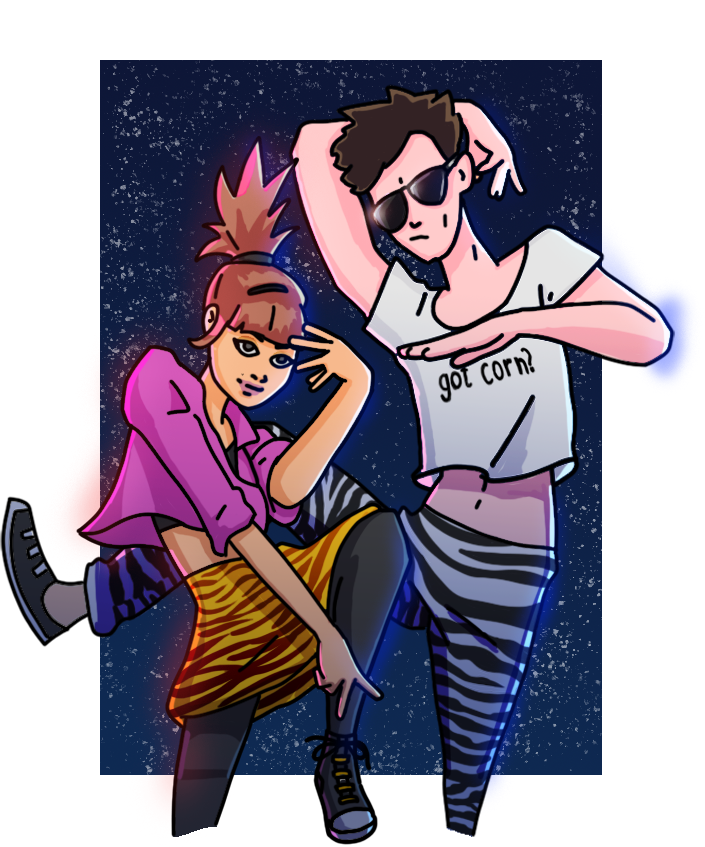
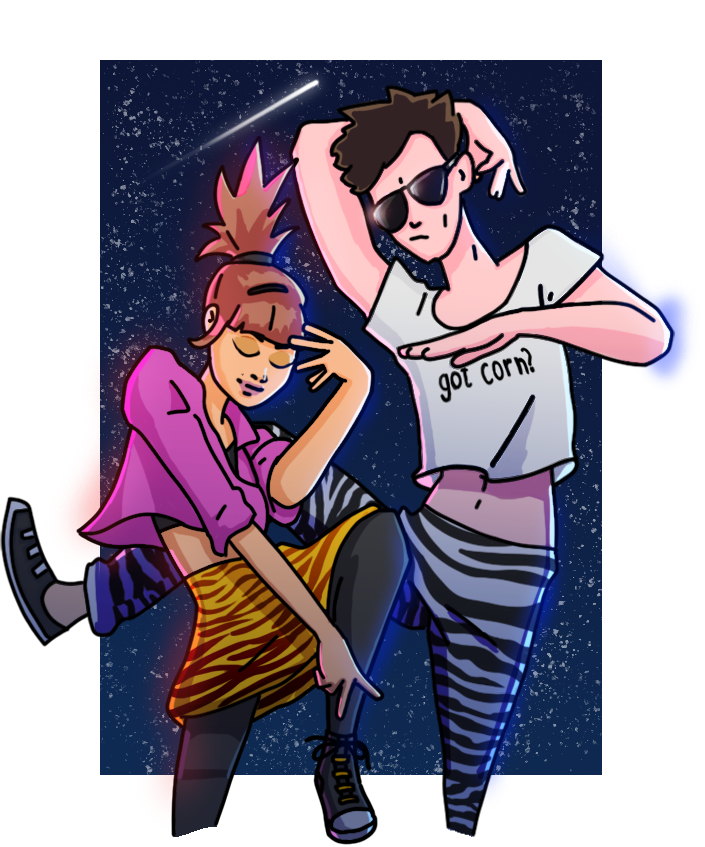
The second 705 x 847 image is a revision of the first. Changes to its layers:
added layer "Eyes_Closed" above "Eyes_Close" over [232, 333, 294, 367]
added layer "Eyes_Close" above "Genevieve glow" over [232, 336, 294, 364]
painted on "Genevieve glow" over [211, 338, 377, 840]
painted on "Louis glow" over [6, 85, 647, 666]
added layer "ShootingStar" above "Stars" over [115, 68, 333, 198]
